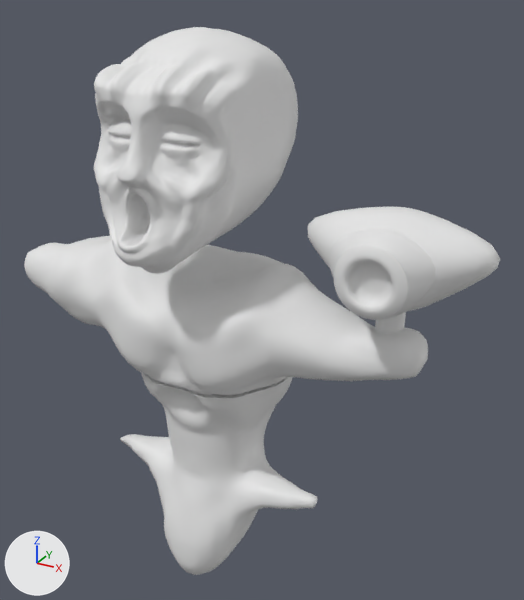
Two versions of the FBX model Bangeko Kura/Assets/Meshes/Destruction/CutM1.fbx, one commit apart.
The view is the same before and after, from a 50 mm lens placed at (0.511, -0.821, 1.255), pointed at (0.063, -0.007, 0.847). Every picture has the same lights, and +X, +Y and +Z are marked at lower left. The picture after the commit comes second.

The first picture shows 'cutM1'.
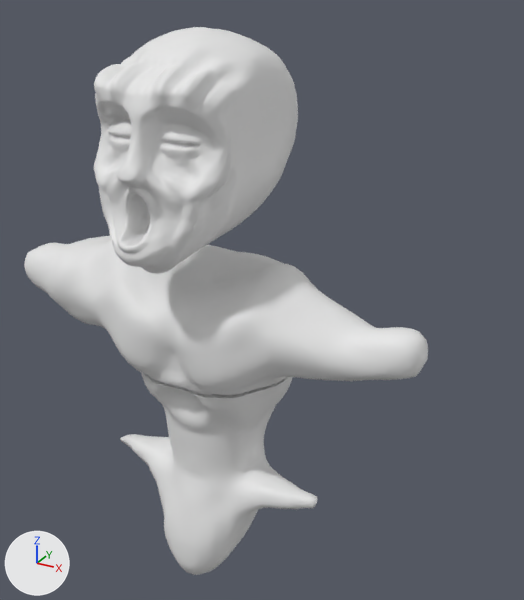
Diff of the bpy script that builds the scene:
```diff
--- a/Bangeko Kura/Assets/Meshes/Destruction/CutM1.fbx.py
+++ b/Bangeko Kura/Assets/Meshes/Destruction/CutM1.fbx.py
@@ me_cube_016 @@
 # used by ob_cutm1; location = (0.0, 0.0, 0.0)
-me_cube_016.from_pydata(...)  # 16632 vertices, 26164 faces; spans x -0.315..0.383, y -0.214..0.123, z 0.398..1.205
+me_cube_016.from_pydata(...)  # 15381 vertices, 24914 faces; spans x -0.315..0.316, y -0.214..0.123, z 0.398..1.205
+# me_cube_016 part 1: the loose piece of 609 vertices spanning x 0.189..0.348, y -0.152..-0.076, z 0.914..1.017 is deleted
+# me_cube_016 part 2: the loose piece of 482 vertices spanning x 0.158..0.383, y -0.135..0.006, z 0.907..1.022 is deleted
+# me_cube_016 part 3: the loose piece of 160 vertices spanning x 0.249..0.286, y -0.081..-0.046, z 0.84..0.926 is deleted
 me_cube_016.materials.append(mat_skin)
```

Location of each change, [x1, y1, x2, y2] in pixels of the pictures (524 x 600 px):
'cutM1', reshaped (15% narrower): before [24, 27, 500, 575]; after [24, 27, 428, 575]
part 1 of me_cube_016, deleted: before [330, 228, 435, 320]
part 2 of me_cube_016, deleted: before [308, 207, 500, 312]
part 3 of me_cube_016, deleted: before [375, 312, 406, 334]
